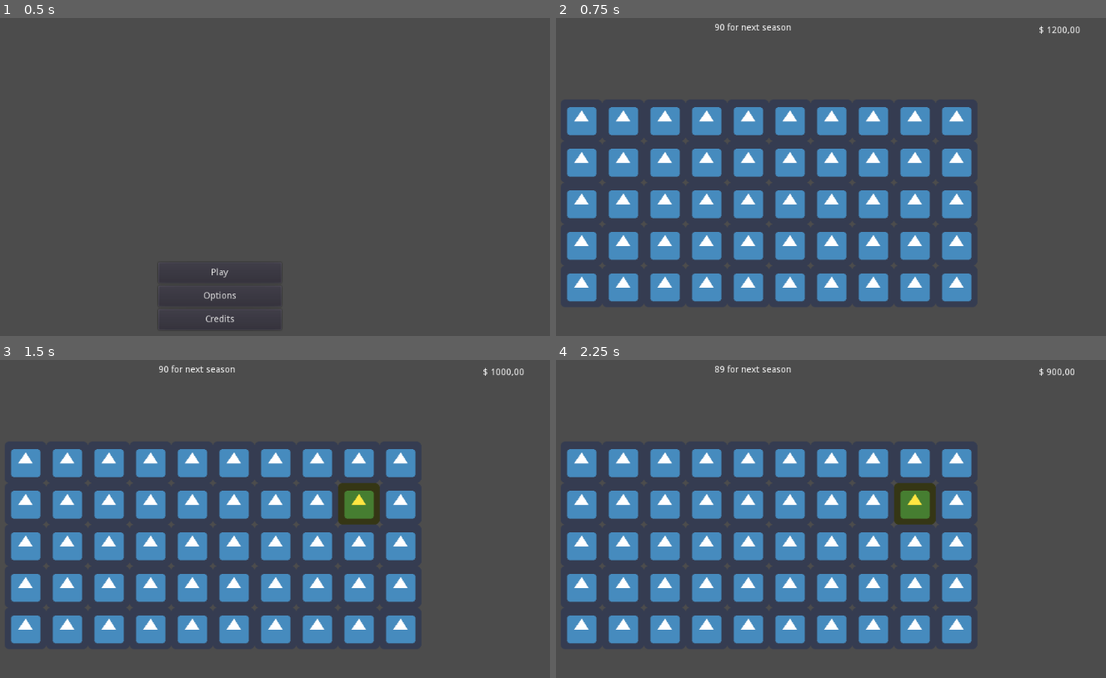
Above: before the commit, frames 1-4 (two rows, left to right).
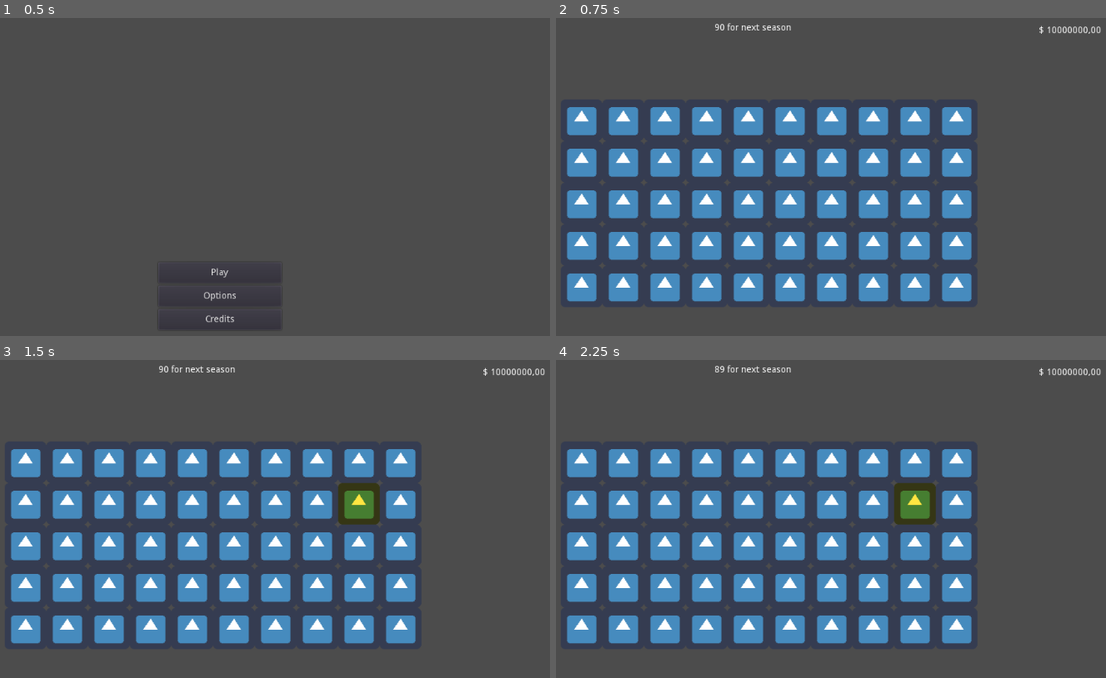
Above: after the commit, the same moments.

Repository: henriiquecampos/tillage-fever
Game: Godot game, scene res://screens/main/main_screen.tscn
Two runs of this game, one before a commit and one after it. Both use one fixed random seed, a clock stepped at 60 frames per second and the inputs below. The engine's default icon, where the game draws it, is replaced by a stand-in: a white triangle on a blue panel in a dark square.
Inputs (mouse positions are in pixels of both pictures, inside the frame that each line leads up to):
- Up to frame 1 (0.5 s): no input
- Up to frame 2 (0.75 s): click "Play" at 0.5 s
- Up to frame 3 (1.5 s): tap Enter at 1.25 s; move the mouse to (374, 519) at 1.27 s; press the mouse at (374, 519) at 1.28 s
- Up to frame 4 (2.25 s): tap Space at 2 s; move the mouse to (655, 557) at 2.02 s; release the mouse at (655, 557) at 2.03 s; click (655, 557) at 2.1 s

Frame 1 is identical in both runs. In frame 2, less than 0.1% of the frame differs, in the area x 90-100%, y 2-5%; in frame 3, less than 0.1%; in frame 4, 0.1%, in the area x 89-100%, y 2-5%.
Error before the commit: Invalid get index 'supply' (on base: 'Node (player.gd)'). (res://areas/field/field.gd:22)

Commit message:
Added supply and demand methods for player

Diff:
--- a/source/globals/player.gd
+++ b/source/globals/player.gd
@@ -1,10 +1,22 @@
 extends Node
 
-export (int) var current_score = 1200 setget set_current_score
+export (int) var current_score = 10000000 setget set_current_score
 export (int) var tile_price = 200
+var supply = 0 setget set_supply
+var demand = 100 setget set_demand
 
-signal score_change(score)
+signal score_changed(value)
+signal supply_changed(value)
+signal demand_changed(value)
 
 func set_current_score(value):
 	current_score = value
 	emit_signal("score_change", current_score)
+
+func set_supply(value):
+	supply = value
+	emit_signal("supply_changed", supply)
+
+func set_demand(value):
+	demand = value
+	emit_signal("demand_changed", demand)
--- a/source/globals/player.tscn
+++ b/source/globals/player.tscn
@@ -5,5 +5,5 @@
 [node name="Player" type="Node"]
 
 script = ExtResource( 1 )
-current_score = 1200
+current_score = 10000000
 tile_price = 200
